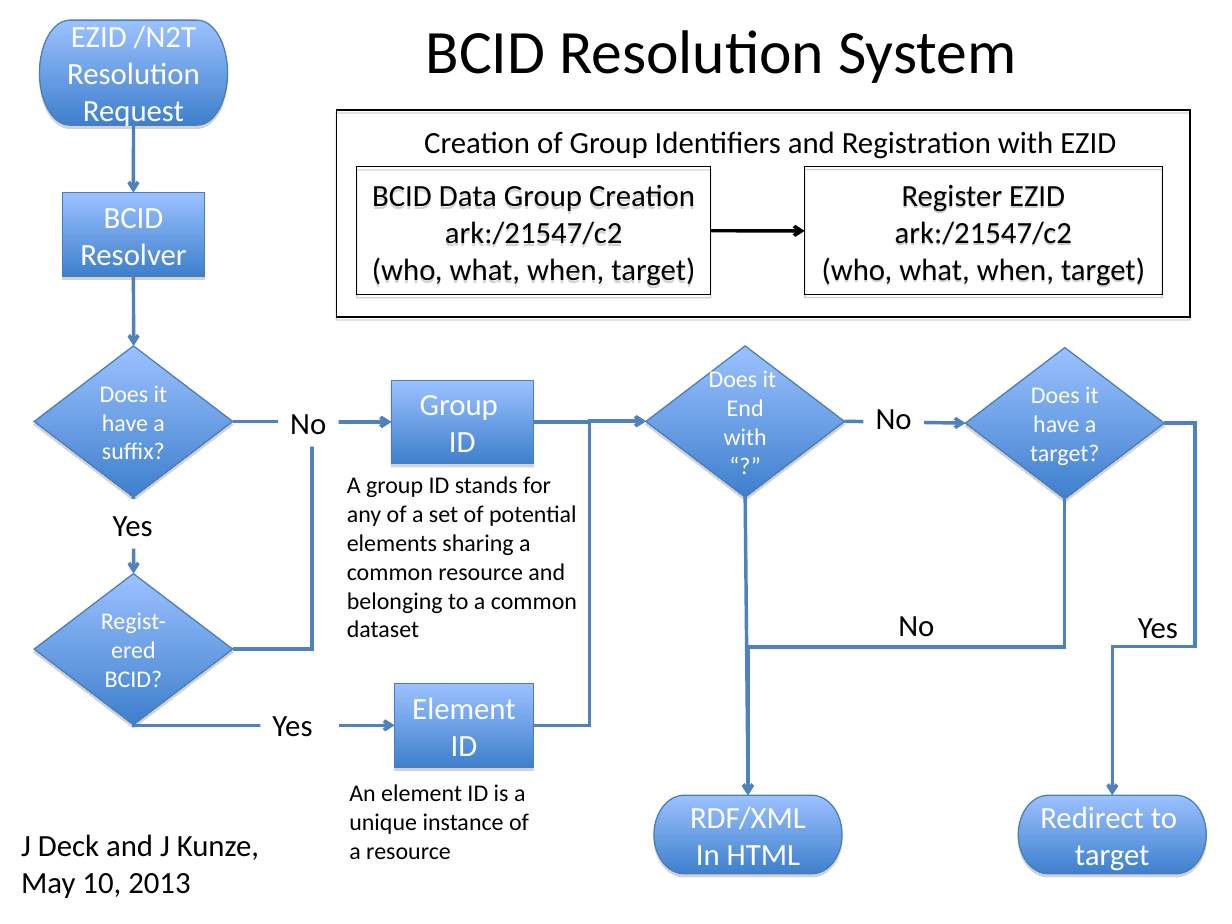
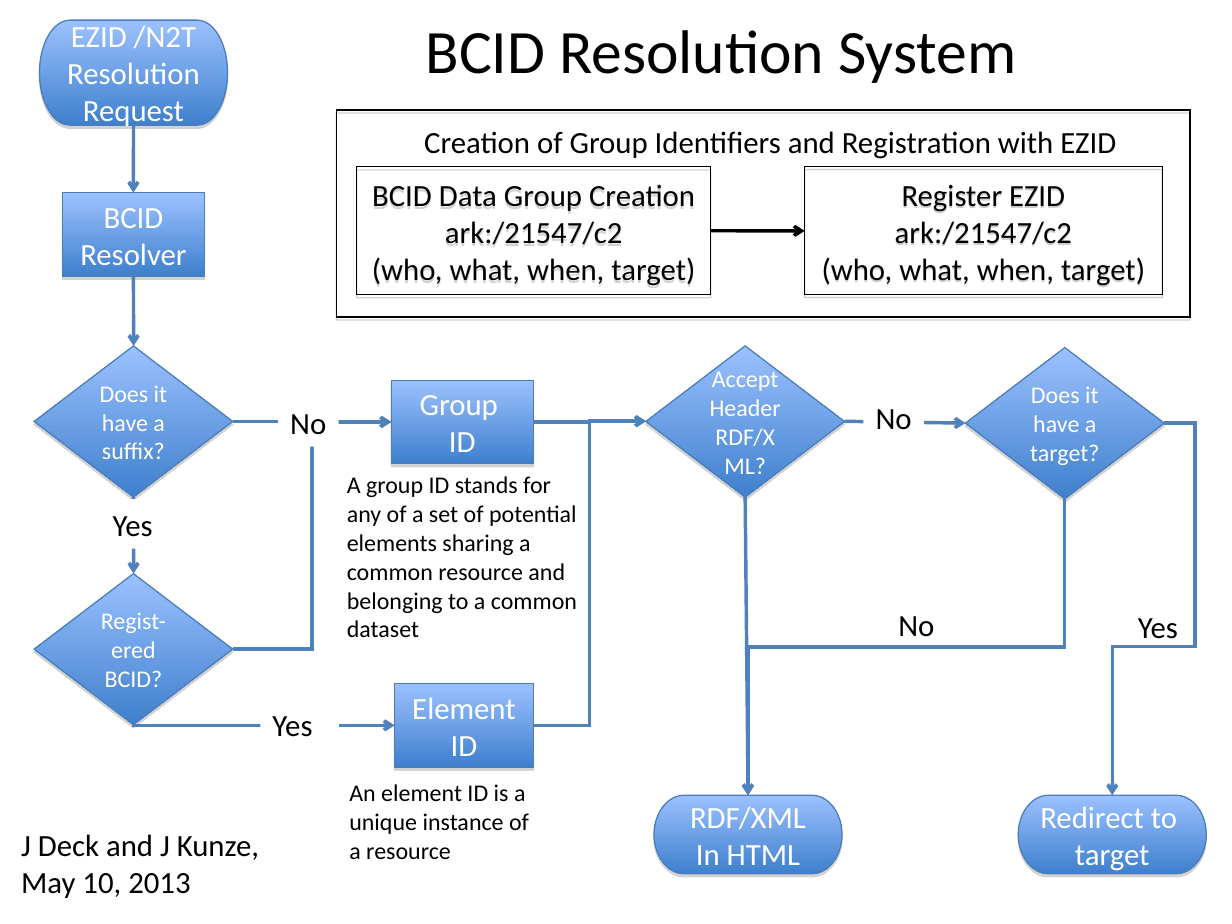
Before and after one commit to biocodellc/archive-bcid, a slide deck: slide 1 of web/bcid/documents/BCID_flowChart.ppt. Drawn at 1232x924 pixels with LibreOffice and Linux fonts; fonts in the diff are those of the drawing. Boxes give left, top, right and bottom in pixels: in the first picture for what was removed or moved away, otherwise in the second. Text is boxed around its words. In the diff, an @@ line names an element or a change of style, - is before the commit and + after.

```diff
--- a/web/bcid/documents/BCID_flowChart.ppt
+++ b/web/bcid/documents/BCID_flowChart.ppt
@@ text in diamond at (710, 367, 781, 446): text changed @@
-Does it
-End with “?”
+Accept Header RDF/XML?
```
Also in this commit, not shown: 14 other files.
